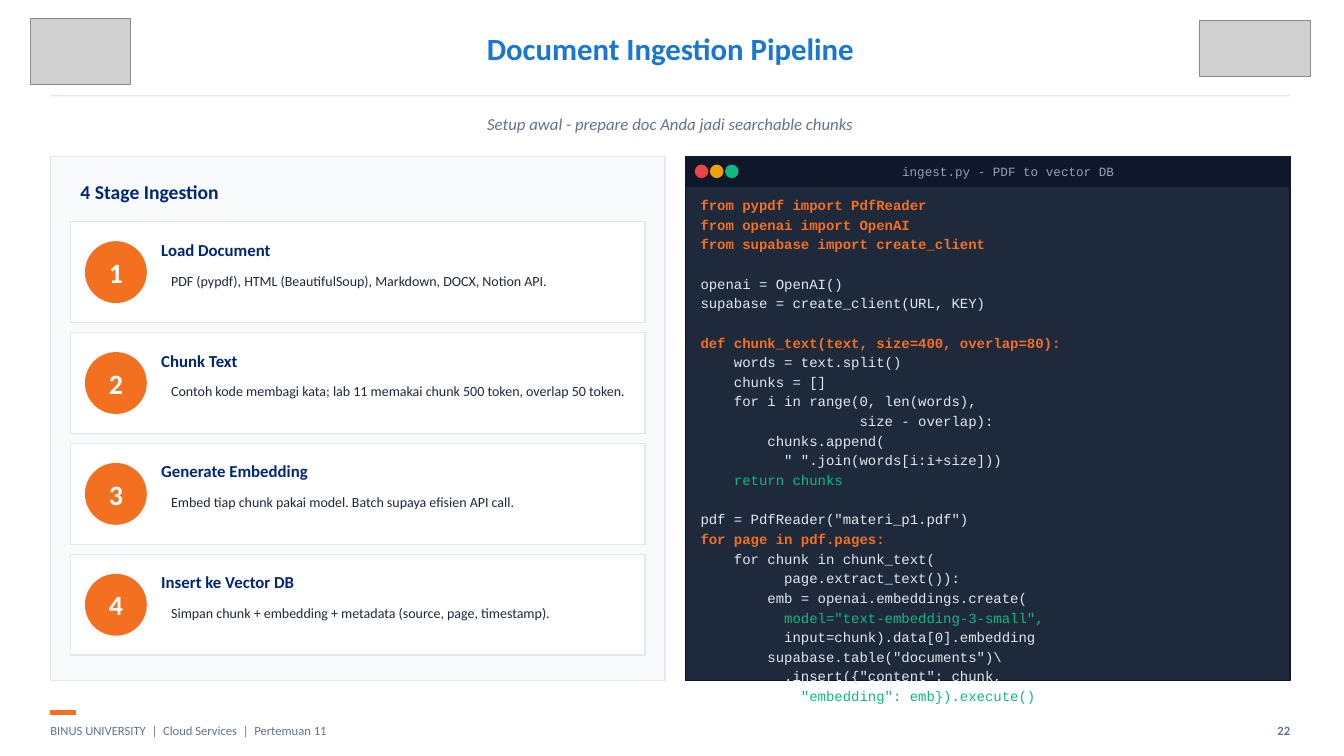
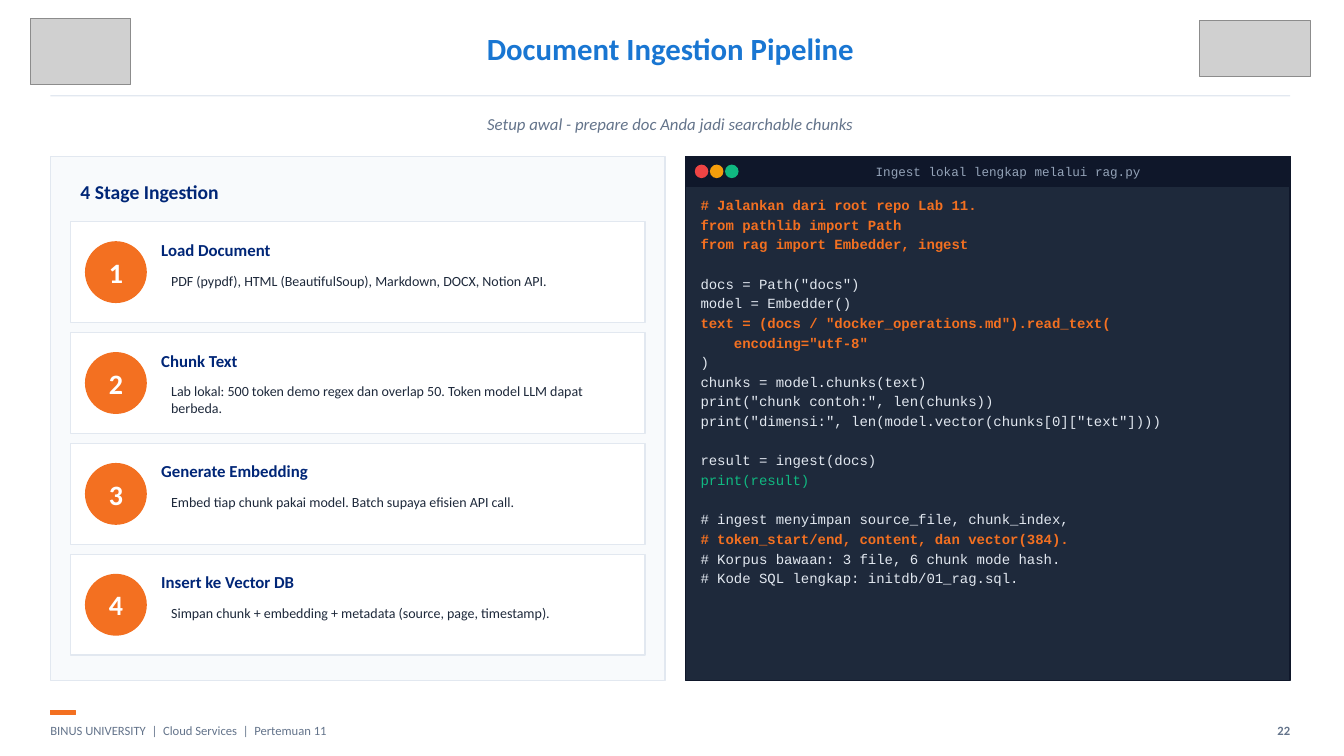
Before and after one commit to SeedFlora/meet11CloudService, a slide deck: slide 22 of slides/Teori_Pertemuan_11.pptx. Drawn at 1344x756 pixels with LibreOffice and Linux fonts; fonts in the diff are those of the drawing; grey boxes stand for pictures. Boxes give left, top, right and bottom in pixels: in the first picture for what was removed or moved away, otherwise in the second. Text is boxed around its words. In the diff, an @@ line names an element or a change of style, - is before the commit and + after.

```diff
--- a/slides/Teori_Pertemuan_11.pptx
+++ b/slides/Teori_Pertemuan_11.pptx
@@ text at box(876, 167, 1140, 179): text changed @@
-ingest.py - PDF to vector DB
+Ingest lokal lengkap melalui rag.py
@@ text at box(701, 200, 1161, 586): text changed @@
-from pypdf import PdfReader
-from openai import OpenAI
-from supabase import create_client
-openai = OpenAI()
-supabase = create_client(URL, KEY)
-def chunk_text(text, size=400, overlap=80):
-words = text.split()
-chunks = []
-for i in range(0, len(words),
-size - overlap):
-chunks.append(
-" ".join(words[i:i+size]))
-return chunks
-pdf = PdfReader("materi_p1.pdf")
-for page in pdf.pages:
-for chunk in chunk_text(
-page.extract_text()):
-emb = openai.embeddings.create(
-model="text-embedding-3-small",
-input=chunk).data[0].embedding
-supabase.table("documents")\
-.insert({"content": chunk,
-"embedding": emb}).execute()
+# Jalankan dari root repo Lab 11.
+from pathlib import Path
+from rag import Embedder, ingest
+docs = Path("docs")
+model = Embedder()
+text = (docs / "docker_operations.md").read_text(
+encoding="utf-8"
+)
+chunks = model.chunks(text)
+print("chunk contoh:", len(chunks))
+print("dimensi:", len(model.vector(chunks[0]["text"])))
+result = ingest(docs)
+print(result)
+# ingest menyimpan source_file, chunk_index,
+# token_start/end, content, dan vector(384).
+# Korpus bawaan: 3 file, 6 chunk mode hash.
+# Kode SQL lengkap: initdb/01_rag.sql.
@@ text at box(171, 386, 583, 413): text changed @@
-Contoh kode membagi kata; lab 11 memakai chunk 500 token, overlap 50 token.
+Lab lokal: 500 token demo regex dan overlap 50. Token model LLM dapat berbeda.
```
Also in this commit, not shown: 8 other slides changed, 12 other files.
